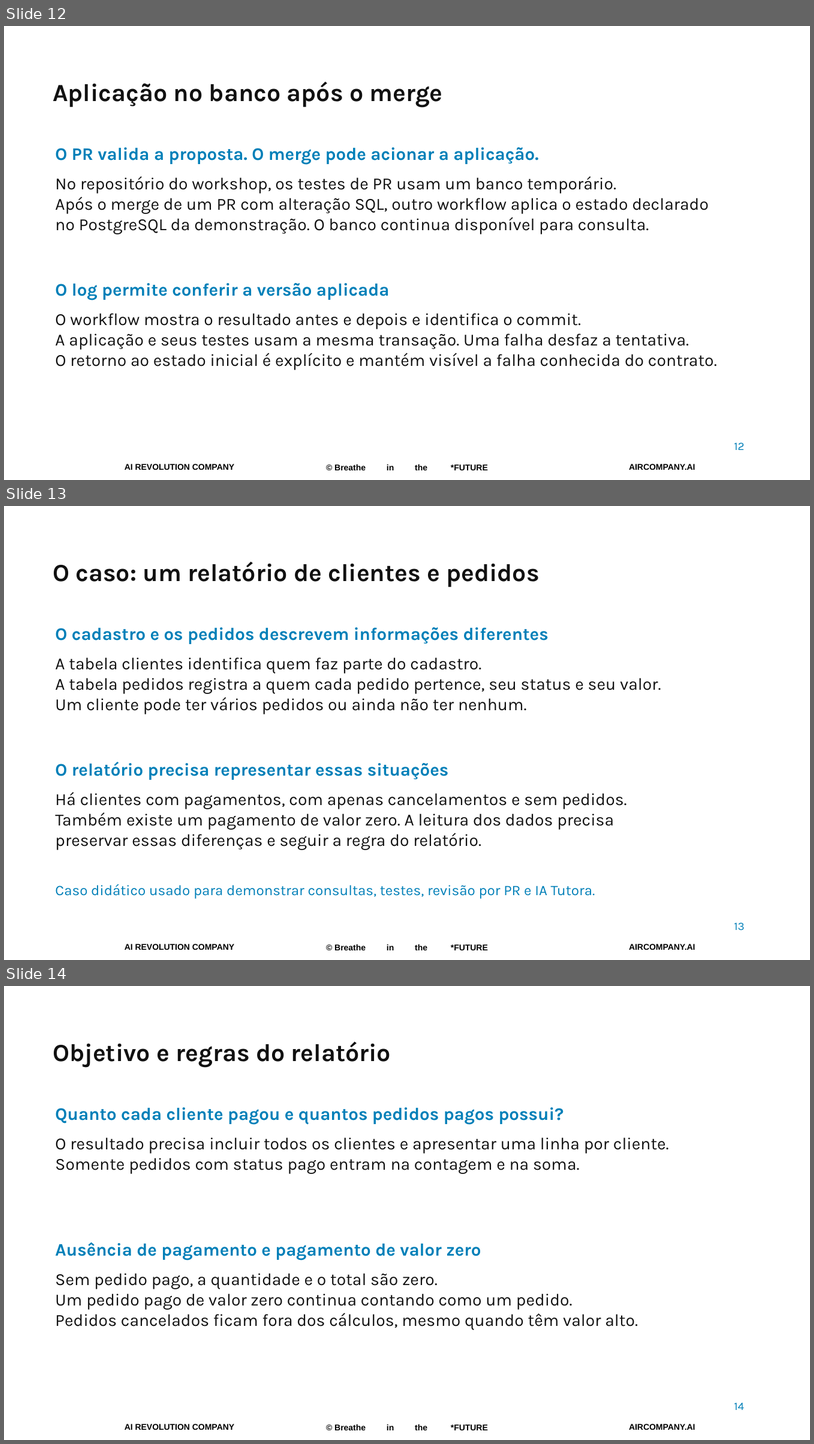
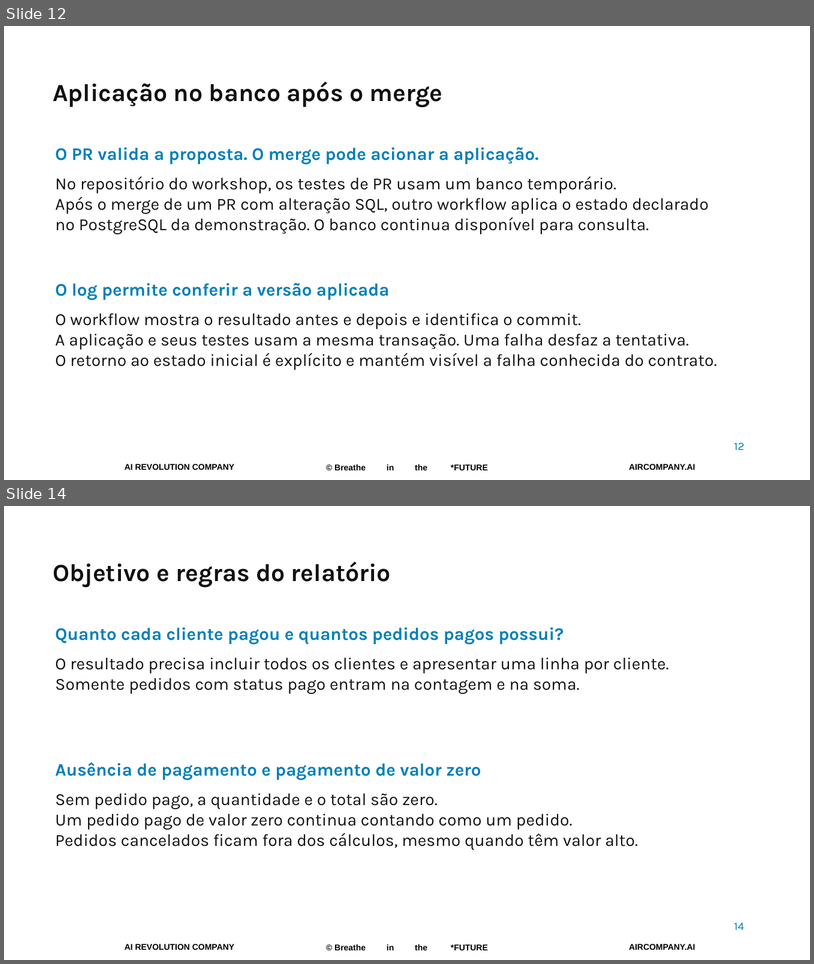
Before and after one commit to pedropalmieri/workshop4-pr-sql-ia, a slide deck: materiais/Workshop4-19nov2026.pptx. Shown one above the other, each under a label of ours: slides 12, 13 and 14 before the commit, slides 12 and 14 after it; the slides between them are not shown. The pictures are 814x1444 and 814x964 pixels, drawn with LibreOffice and Linux fonts; fonts in the diff are those of the drawing; background and template pictures are left out. Boxes give left, top, right and bottom in pixels: in the first picture for what was removed or moved away, otherwise in the second. Text is boxed around its words. In the diff, an @@ line names an element or a change of style, - is before the commit and + after.

Commit message:
Documenta respostas SQL dos slides e esclarece finalidade do relatório

```diff
--- a/materiais/Workshop4-19nov2026.pptx
+++ b/materiais/Workshop4-19nov2026.pptx
@@ slide 13 removed at (4, 506, 810, 960), background #FFFFFF; not listed: 3 template elements that a slide beside it also shows @@
@@ text removed at (53, 561, 539, 587) @@
-O caso: um relatório de clientes e pedidos
@@ text removed at (55, 627, 549, 644) @@
-O cadastro e os pedidos descrevem informações diferentes
@@ text removed at (55, 657, 662, 714) @@
-A tabela clientes identifica quem faz parte do cadastro.
-A tabela pedidos registra a quem cada pedido pertence, seu status e seu valor.
-Um cliente pode ter vários pedidos ou ainda não ter nenhum.
@@ text removed at (55, 762, 449, 780) @@
-O relatório precisa representar essas situações
@@ text removed at (55, 792, 627, 850) @@
-Há clientes com pagamentos, com apenas cancelamentos e sem pedidos.
-Também existe um pagamento de valor zero. A leitura dos dados precisa
-preservar essas diferenças e seguir a regra do relatório.
@@ text removed at (55, 883, 596, 898) @@
-Caso didático usado para demonstrar consultas, testes, revisão por PR e IA Tutora.
@@ text removed at (734, 922, 744, 930) @@
-13
```
Also in this commit, not shown: 1 slide added, 4 other files.
